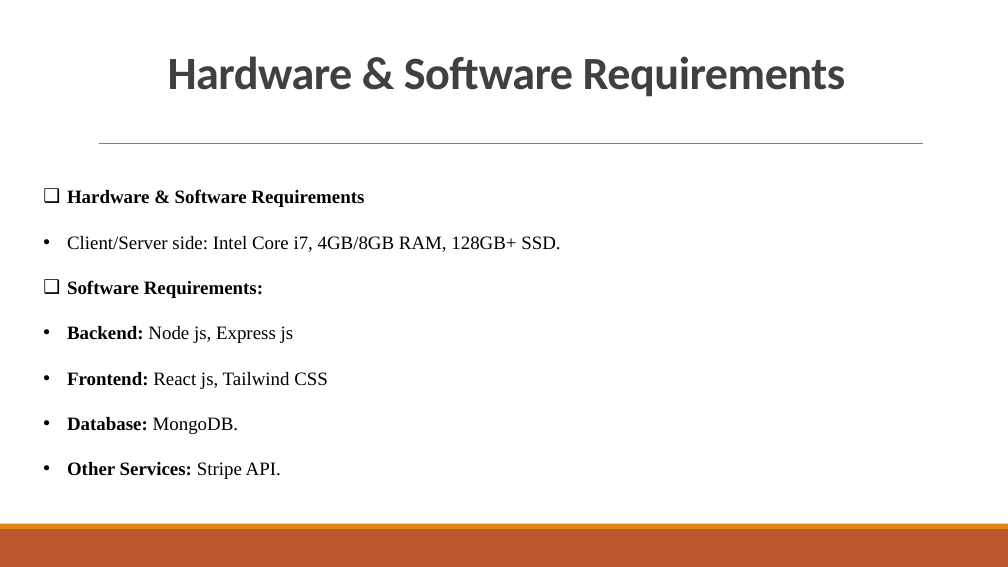
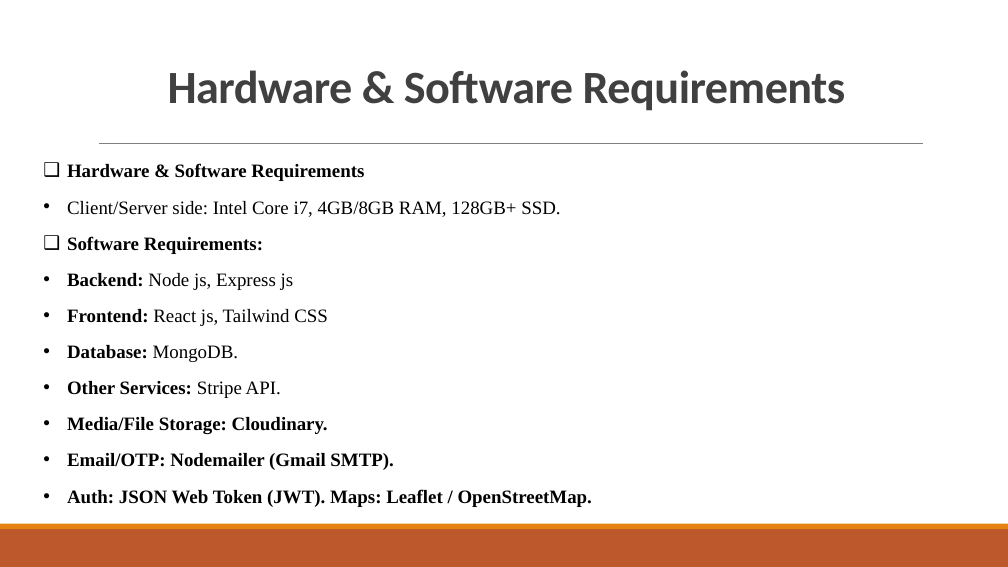
Before and after one commit to ashraful009/FlatSell, a slide deck: slide 21 of PPT for defence.pptx (slide 19 before the commit). Drawn at 1008x567 pixels with LibreOffice and Linux fonts; fonts in the diff are those of the drawing. Boxes give left, top, right and bottom in pixels: in the first picture for what was removed or moved away, otherwise in the second. Text is boxed around its words. In the diff, an @@ line names an element or a change of style, - is before the commit and + after.

```diff
--- a/PPT for defence.pptx
+++ b/PPT for defence.pptx
@@ title "Hardware & Software Requirements": place and size @@
-title "Hardware & Software Requirements" at [168,56,846,97]
+title "Hardware & Software Requirements" at [168,70,846,111]
@@ text "Hardware & Software Requirements": place and size @@
-text "Hardware & Software Requirements" at [67,189,560,479]
+text "Hardware & Software Requirements" at [67,163,592,507]
@@ text at [67,163,560,398]: line spacing 2 to 1.5; more space between paragraphs @@
@@ text at [67,417,592,507]: paragraphs added @@
+• Media/File Storage: Cloudinary.
+• Email/OTP: Nodemailer (Gmail SMTP).
+• Auth: JSON Web Token (JWT). Maps: Leaflet / OpenStreetMap.
```
Also in this commit, not shown: 16 other slides changed, 2 slides added, 23 other files.
